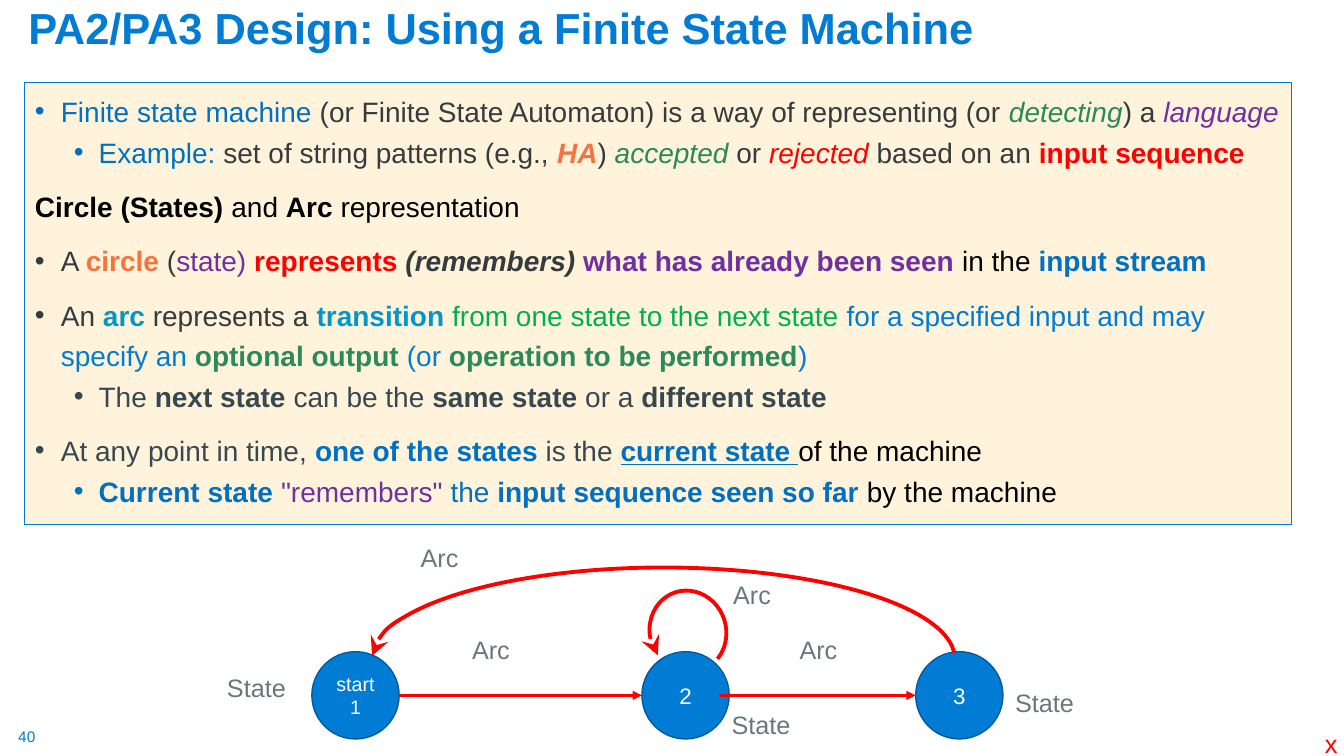
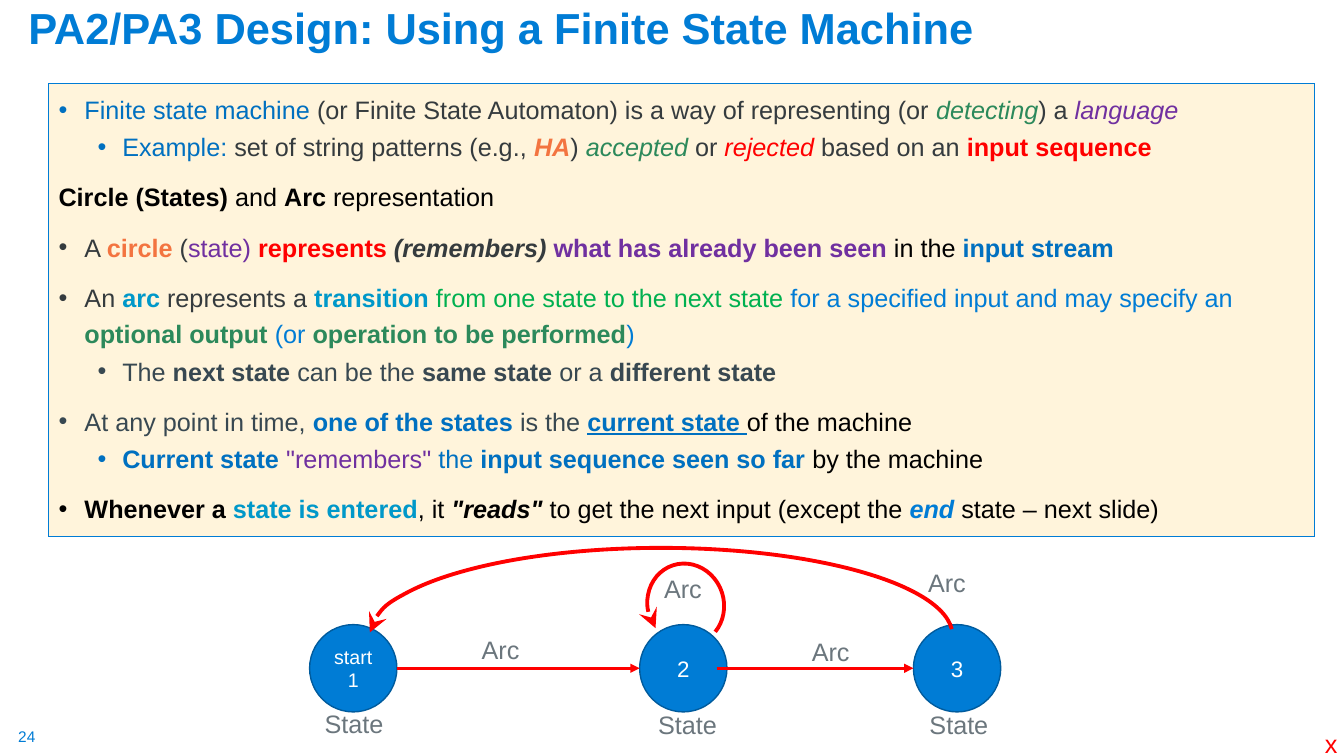
Before and after one commit to cse30-sp24/Cao-slides, a slide deck: slide 24 of 01-C-Part1.pptx (slide 40 before the commit). Drawn at 1344x756 pixels with LibreOffice and Linux fonts; fonts in the diff are those of the drawing. Boxes give left, top, right and bottom in pixels: in the first picture for what was removed or moved away, otherwise in the second. Text is boxed around its words. In the diff, an @@ line names an element or a change of style, - is before the commit and + after.

```diff
--- a/01-C-Part1.pptx
+++ b/01-C-Part1.pptx
@@ text "Finite state machine (or Finite ...": place and size @@
-text "Finite state machine (or Finite ..." at box(25, 83, 1292, 524)
+text "Finite state machine (or Finite ..." at box(48, 84, 1315, 537)
@@ text at box(59, 100, 1233, 474): size 20 to 18 pt in "Finite state machine (or Finite State Automaton) ...", "Example: set of string patterns (e.g., HA) ...", "Circle (States) and Arc representation", "A circle (state) represents (remembers) what has ..." and 4 more places @@
@@ text at box(84, 499, 1159, 524): paragraph added @@
+• Whenever a state is entered, it "reads" to get the next input (except the end state – next slide)
@@ arc (boxed as its full ellipse): place and size @@
-arc (boxed as its full ellipse) at box(372, 568, 954, 751)
+arc (boxed as its full ellipse) at box(370, 547, 953, 723)
@@ arc (boxed as its full ellipse): place and size @@
-arc (boxed as its full ellipse) at box(639, 581, 737, 683)
+arc (boxed as its full ellipse) at box(636, 554, 734, 656)
@@ text "Arc": place and size @@
-text "Arc" at box(733, 586, 771, 604)
+text "Arc" at box(664, 580, 702, 598)
@@ text "Arc": place and size @@
-text "Arc" at box(421, 549, 459, 567)
+text "Arc" at box(928, 574, 966, 592)
@@ 3 ellipses: place and size @@
-3 ellipses at box(312, 652, 1003, 740)
+3 ellipses at box(310, 625, 1001, 713)
@@ text "Arc": place and size @@
-text "Arc" at box(472, 641, 510, 659)
+text "Arc" at box(482, 641, 520, 659)
@@ text "Arc": place and size @@
-text "Arc" at box(800, 641, 838, 659)
+text "Arc" at box(812, 643, 850, 661)
@@ arrow moved from (399, 696) - (642, 696) to (397, 668) - (640, 668) @@
@@ arrow moved from (719, 696) - (915, 696) to (717, 668) - (913, 668) @@
@@ text "State": place and size @@
-text "State" at box(227, 679, 286, 697)
+text "State" at box(325, 712, 384, 733)
@@ text "State": place and size @@
-text "State" at box(732, 716, 791, 734)
+text "State" at box(658, 716, 717, 734)
@@ text "State": place and size @@
-text "State" at box(1015, 694, 1074, 712)
+text "State" at box(929, 716, 988, 734)
@@ page number at box(18, 731, 35, 742): text changed @@
-40
+24
```
Also in this commit, not shown: 33 other slides changed, 4 slides added, 1 slide removed.
